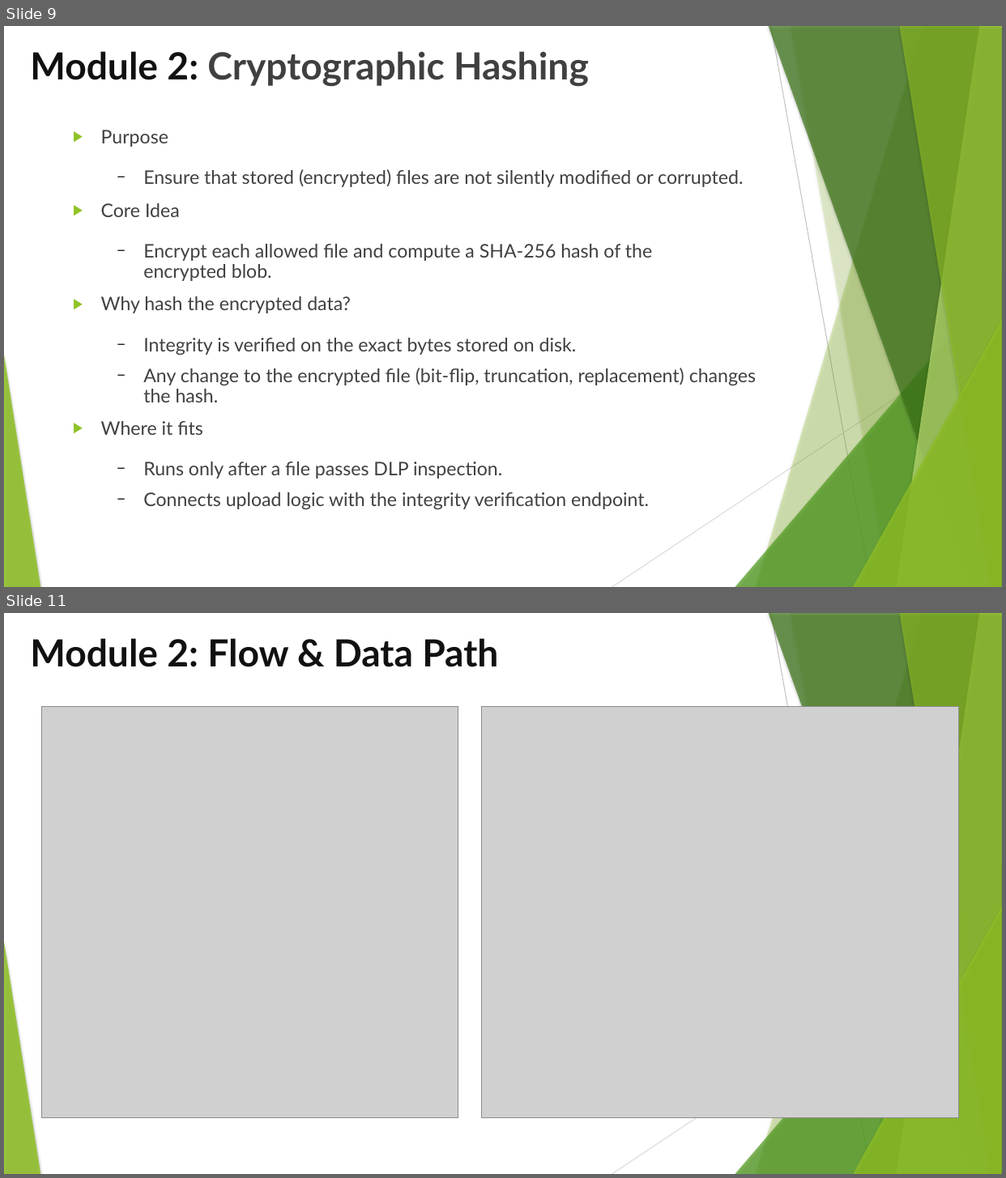
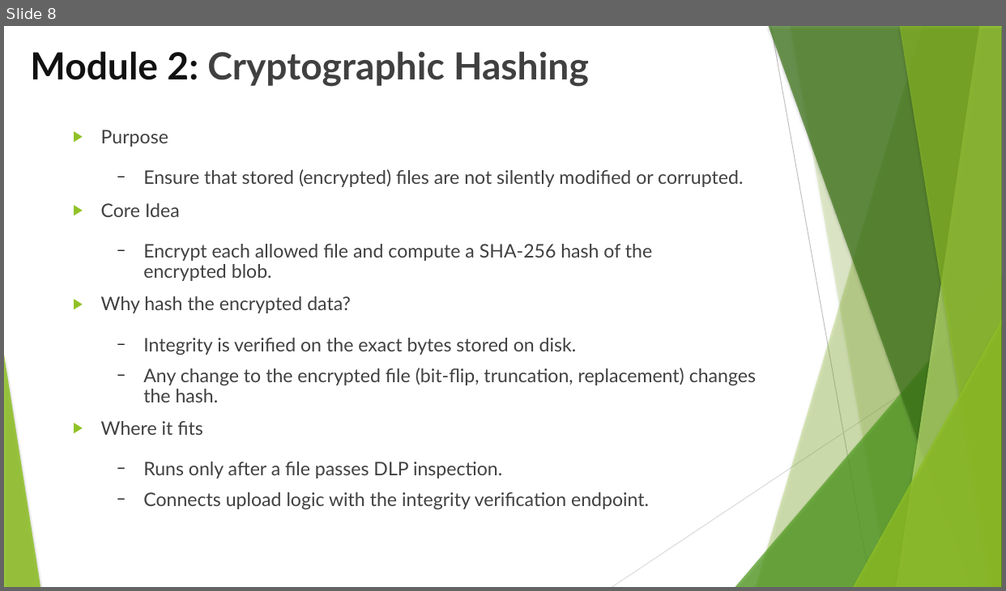
Before and after one commit to fyxvoid/cloud-dlp, a slide deck: cloud-dlp-review-II.pptx. Shown one above the other, each under a label of ours: slides 9 and 11 before the commit, slide 8 after it; the slides between them are not shown. The pictures are 1006x1178 and 1006x591 pixels, drawn with LibreOffice and Linux fonts; fonts in the diff are those of the drawing; grey boxes stand for pictures. Boxes give left, top, right and bottom in pixels: in the first picture for what was removed or moved away, otherwise in the second. Text is boxed around its words. In the diff, an @@ line names an element or a change of style, - is before the commit and + after.

```diff
--- a/cloud-dlp-review-II.pptx
+++ b/cloud-dlp-review-II.pptx
@@ slide 11 removed at [4,613,1002,1174], background #FFFFFF; not listed: 10 template elements that a slide beside it also shows @@
@@ title removed at [30,638,498,667] @@
-Module 2: Flow & Data Path
@@ picture removed at [41,707,458,1118] @@
@@ picture removed at [482,707,958,1118] @@
@@ what was slide 9 is now slide 8 @@
@@ slide 8 changed as well @@
@@ freeform shape at [899,26,1002,587]: outline redrawn @@
```
Also in this commit, not shown: 9 other slides changed, 6 slides added, 8 other slides removed, 2 other files.
